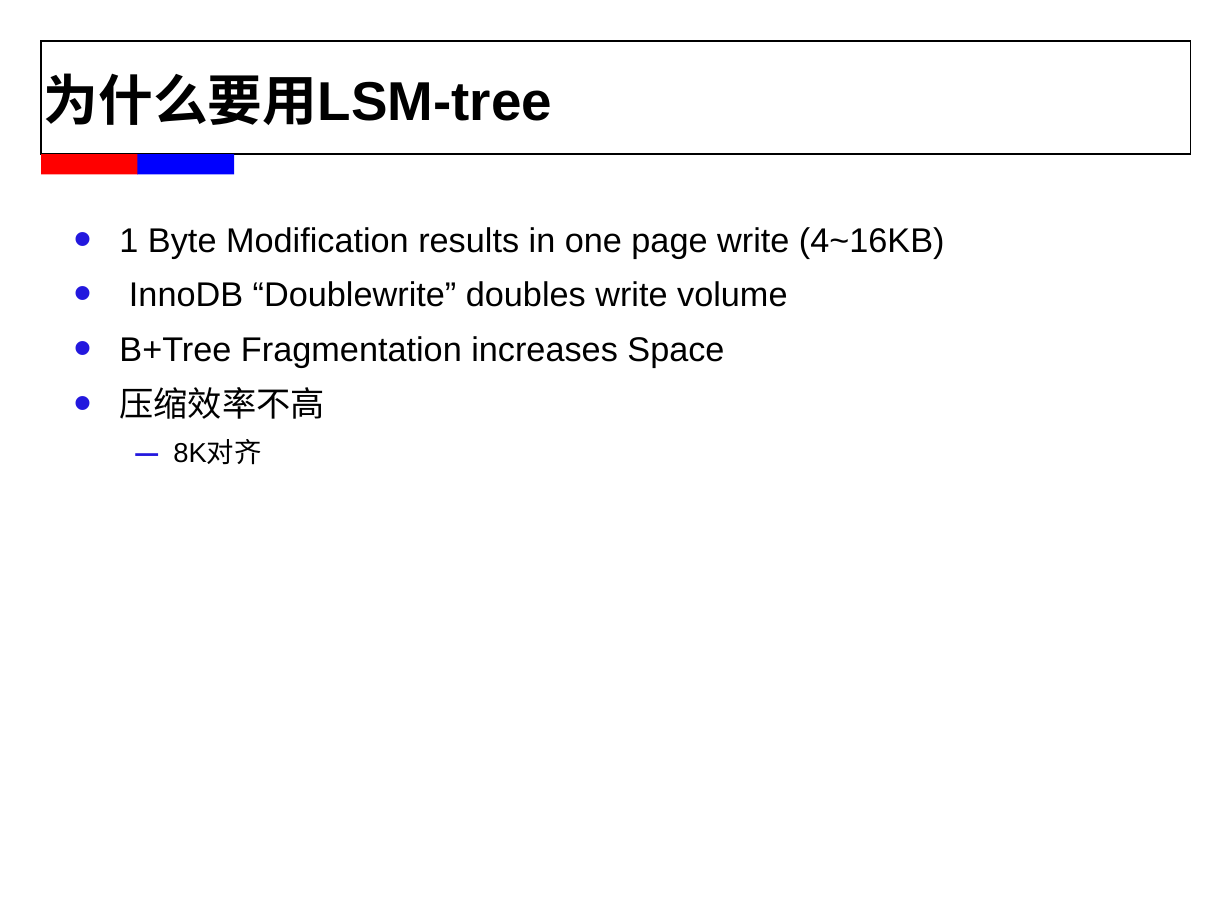
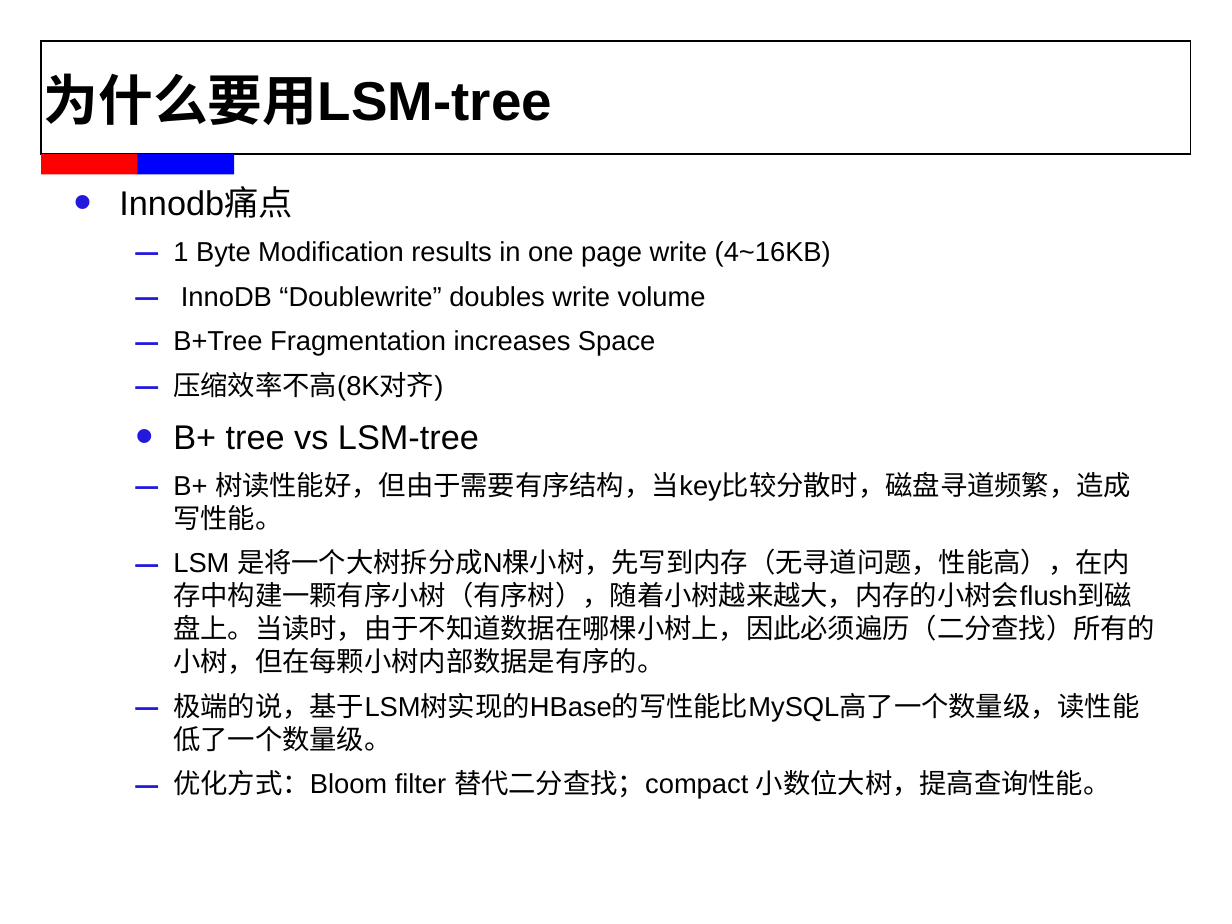
Before and after one commit to wisehead/techblog, a slide deck: slide 3 of database/MySQL/MyRocks_chenhui.ppt. Drawn at 1232x924 pixels with LibreOffice and Linux fonts; fonts in the diff are those of the drawing; background and template pictures are left out. Boxes give left, top, right and bottom in pixels: in the first picture for what was removed or moved away, otherwise in the second. Text is boxed around its words. In the diff, an @@ line names an element or a change of style, - is before the commit and + after.

```diff
--- a/database/MySQL/MyRocks_chenhui.ppt
+++ b/database/MySQL/MyRocks_chenhui.ppt
@@ text "Innodb痛点": place and size @@
-text "Innodb痛点" at [119,227,945,465]
+text "Innodb痛点" at [119,187,1155,799]
@@ text at [119,187,292,218]: paragraph added @@
+• Innodb痛点
@@ text at [173,241,831,356]: size 20 to 16 pt in "1 Byte Modification results in one page ...", "InnoDB “Doublewrite” doubles write volume", "B+Tree Fragmentation increases Space"; bullet • to –; list level 1 to 2 in "1 Byte Modification results in ..."; list level 1 to 2 in "InnoDB “Doublewrite” doubles write volume"; list level 1 to 2 in "B+Tree Fragmentation increases Space" @@
@@ text at [173,372,1155,799]: text changed; size 20 to 16 pt @@
-• 压缩效率不高
-  – 8K对齐
+  – 压缩效率不高(8K对齐)
+  • B+ tree vs LSM-tree
+  – B+ 树读性能好，但由于需要有序结构，当key比较分散时，磁盘寻道频繁，造成写性能。
+  – LSM 是将一个大树拆分成N棵小树，先写到内存（无寻道问题，性能高），在内存中构建一颗有序小树（有序树），随着小树越来越大，内存的小树会flush到磁盘上。当读时，由于不知道数据在哪棵小树上，因此必须遍历（二分查找）所有的小树，但在每颗小树内部数据是有序的。
+  – 极端的说，基于LSM树实现的HBase的写性能比MySQL高了一个数量级，读性能低了一个数量级。
+  – 优化方式：Bloom filter 替代二分查找；compact 小数位大树，提高查询性能。
```
Also in this commit, not shown: 1 other slide changed, 1 slide added.
